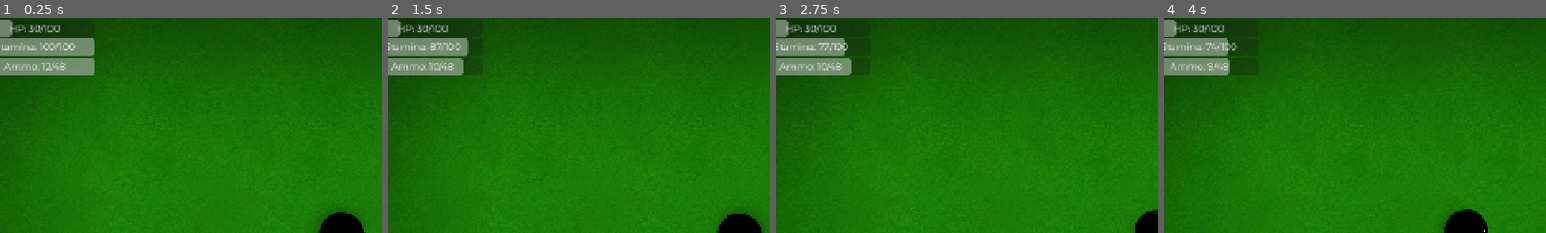
Above: before the commit, frames 1-4 (left to right).
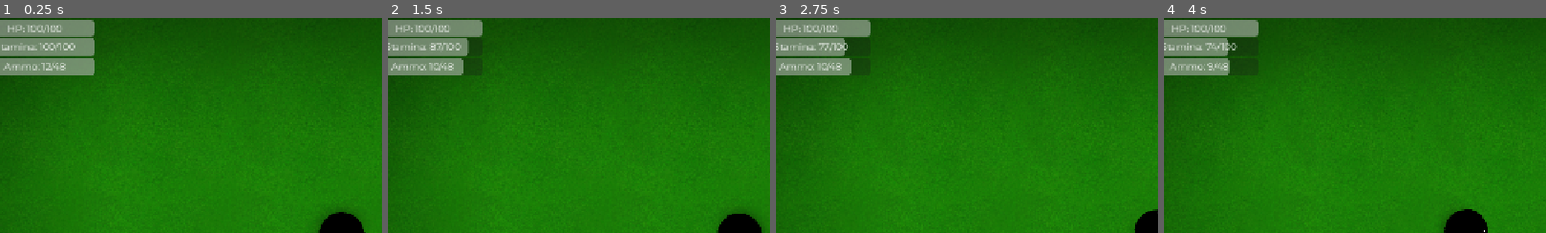
Above: after the commit, the same moments.

Repository: klodskateam/zurvival-remastered
Game: Godot game, scene res://game.tscn
The game is run twice, just before and just after one commit, with the same random seed, the same clock (stepped at 60 frames per second) and the same inputs. This scene is started directly instead of the project's main scene.
Inputs (mouse positions are % of the whole screen's width and height, from its top left):
- Up to frame 1 (0.25 s): no input
- Up to frame 2 (1.5 s): move the mouse to (72, 45) at 0.52 s; hold D (right) 0.53-1.25 s; hold Shift (run) 0.53-1.25 s; click (72, 45) at 0.67 s; drag from (30, 55) to (45, 70) at 1.27 s
- Up to frame 3 (2.75 s): move the mouse to (60, 28) at 2.02 s; hold D (right) from 2.03 s (still down); hold Shift (run) from 2.03 s (still down)
- Up to frame 4 (4 s): release D (right) at 2.75 s; release Shift (run) at 2.75 s; drag from (45, 70) to (20, 35) at 2.77 s; move the mouse to (80, 65) at 3.52 s; hold A (left) from 3.53 s (still down); hold Shift (run) from 3.53 s (still down)
The pictures show only the part of the screen within x 6-56%, y 0-50%; the shares and areas given below are measured in that part.

The runs differ from the first frame. In frame 1, 1.7% of the frame differs, in the area x 2-25%, y 0-9%; in frame 2, 1.7%; in frame 3, 1.7%; in frame 4, 1.7%.
Error in both runs: Invalid type in function 'set_locale' in base 'TranslationServer'. Cannot convert argument 1 from Nil to String. (res://global.gd:24)

Commit message:
аой надо плейсхолдер убрать

Diff:
--- a/player.gd
+++ b/player.gd
@@ -19,7 +19,7 @@
 var BULLETS = 12
 var ZAPAS_BULLETS = 48
 var DELAY = 0
-var HEALTH = 30
+var HEALTH = 100
 @export var MAX_HEALTH = 100
 @export var MAX_BULLETS = 12
 var SCORE = 0
